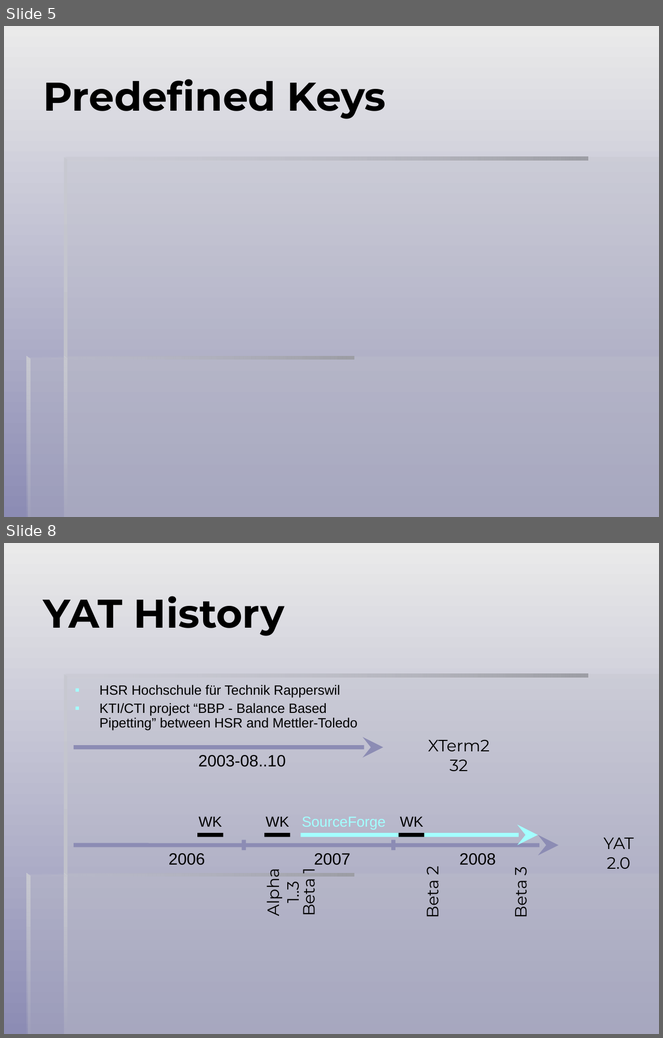
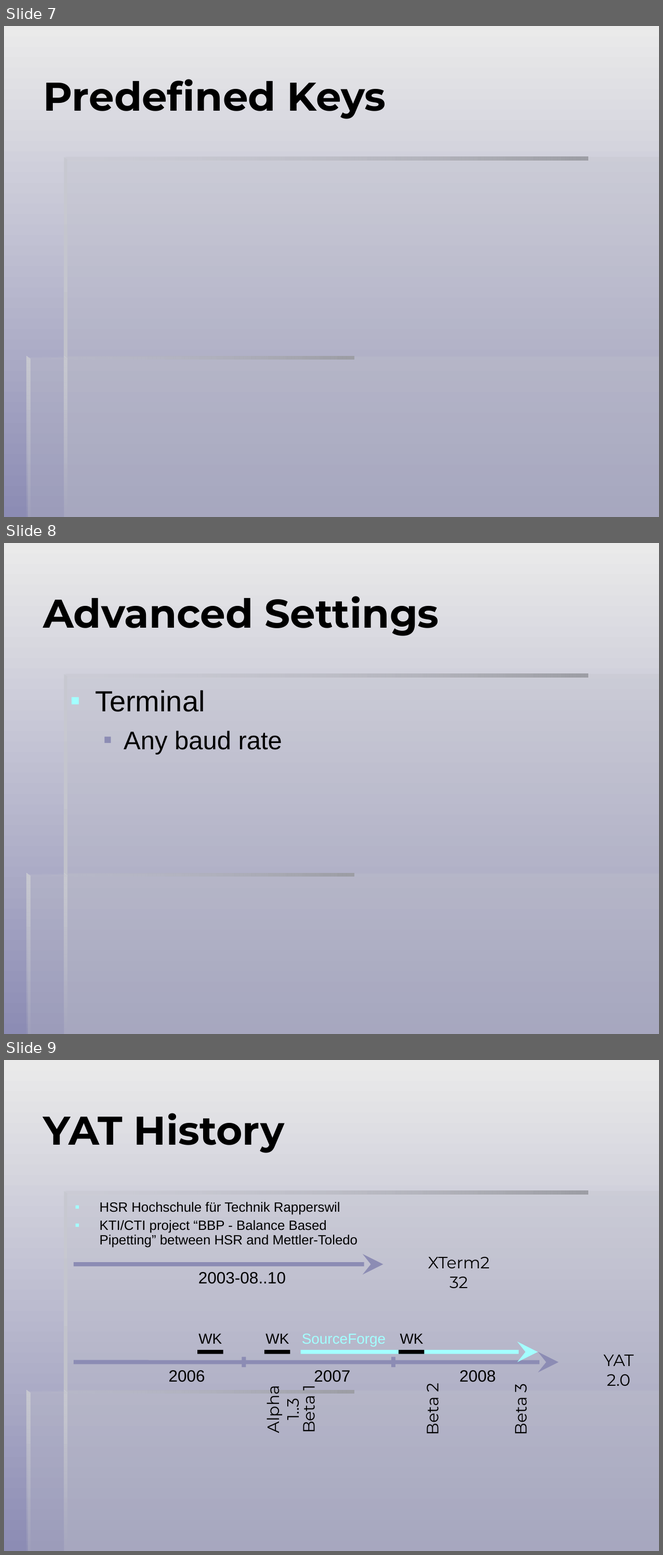
Before and after one commit to icis4/yat, a slide deck: _Doc.User/YAT Presentation/YAT.ppt. Shown one above the other, each under a label of ours: slides 5 and 8 before the commit, slides 7, 8 and 9 after it; the slides between them are not shown. The pictures are 663x1038 and 663x1555 pixels, drawn with LibreOffice and Linux fonts; fonts in the diff are those of the drawing. Boxes give left, top, right and bottom in pixels: in the first picture for what was removed or moved away, otherwise in the second. Text is boxed around its words. In the diff, an @@ line names an element or a change of style, - is before the commit and + after.

```diff
--- a/_Doc.User/YAT Presentation/YAT.ppt
+++ b/_Doc.User/YAT Presentation/YAT.ppt
@@ slide 8 added at [4,543,659,1034], background gradient #EAEAEA to #8C8CB4; not listed: 7 template elements that a slide beside it also shows @@
@@ title added at [43,596,439,636], 44 pt, text #000000, bold @@
+Advanced Settings
@@ text added at [95,690,282,755], 28 pt, text #000000 @@
+▪ Terminal
+  ▪ Any baud rate
@@ what was slide 5 is now slide 7 @@
@@ what was slide 8 is now slide 9 @@
```
Also in this commit, not shown: 2 slides changed, 31 other files.
